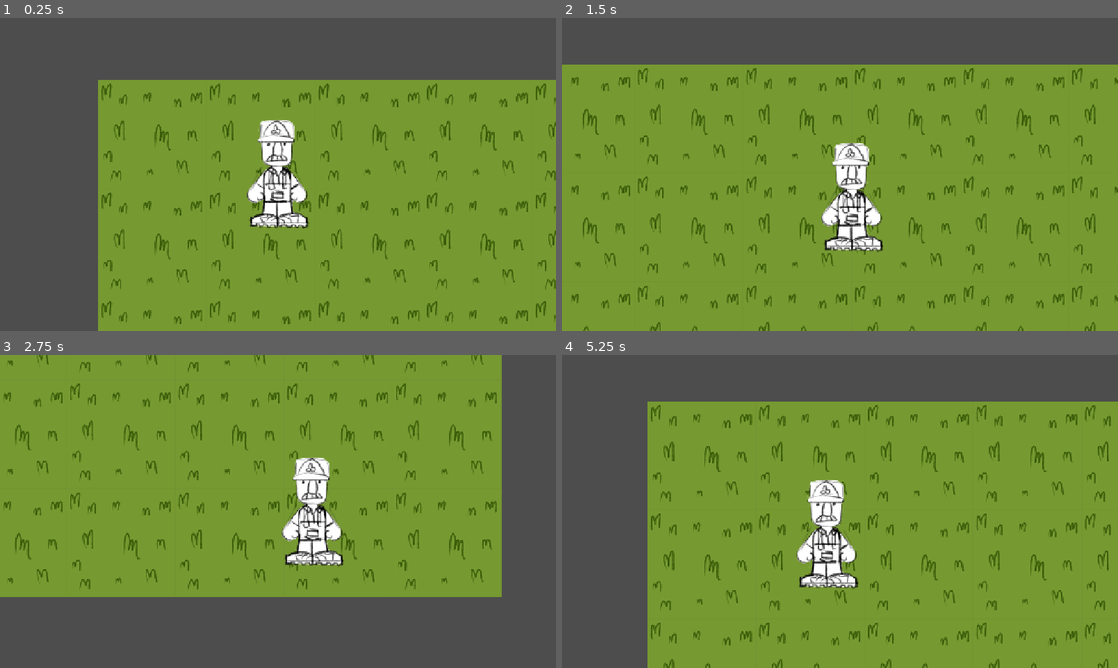
Above: before the commit, frames 1-4 (two rows, left to right).
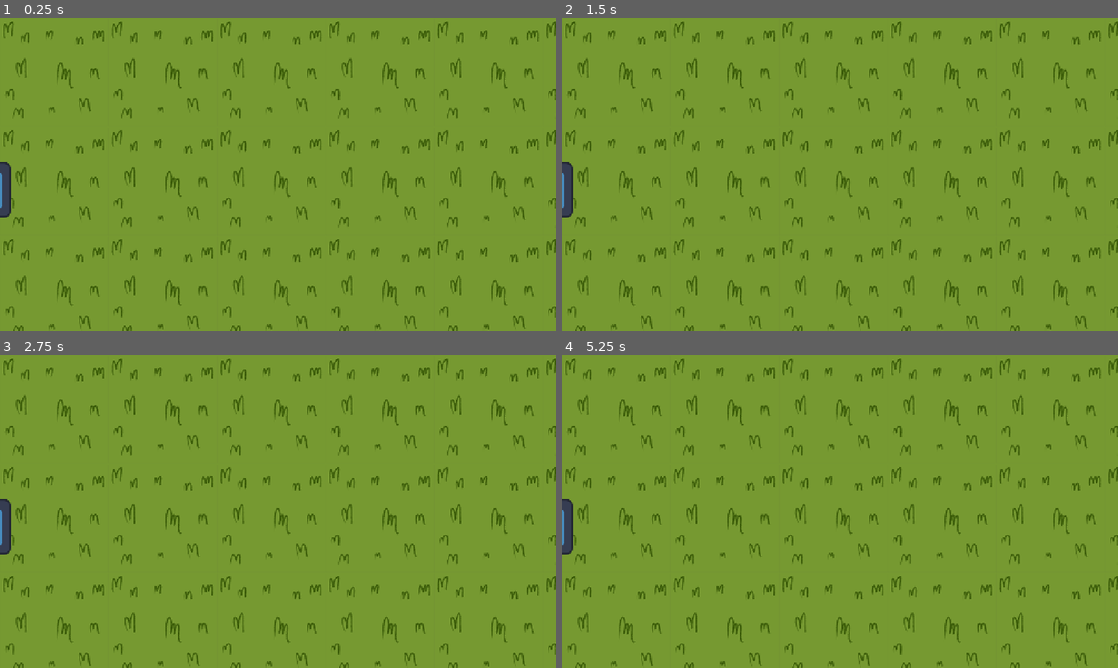
Above: after the commit, the same moments.

Repository: amtf1/last-farm
Game: Godot game, scene res://scenes/world.tscn
Two runs of this game, one before a commit and one after it. Both use one fixed random seed, a clock stepped at 60 frames per second and the inputs below. The project has no main scene, so this scene is started directly. The engine's default icon, where the game draws it, is replaced by a stand-in: a white triangle on a blue panel in a dark square.
Inputs:
- Up to frame 1 (0.25 s): no input
- Up to frame 2 (1.5 s): tap Enter at 0.5 s; hold D (move_right) 0.53-1.28 s; hold S (move_down) from 1.28 s (still down)
- Up to frame 3 (2.75 s): release S (move_down) at 2.03 s; hold D (move_right) from 2.03 s (still down)
- Up to frame 4 (5.25 s): release D (move_right) at 2.78 s; hold W (move_up) 2.78-3.53 s; hold A (move_left) 3.53-5.03 s; hold S (move_down) from 5.03 s (still down)

The runs differ from the first frame. In frame 1, 43% of the frame differs, in the area x 0-100%, y 0-100%; in frame 2, 27%; in frame 3, 40%; in frame 4, 38%.

Commit message:
feat: Celeiro com colisão, barra de vida e sprite placeholder

Diff:
--- /dev/null
+++ b/scenes/celeiro.tscn
@@ -0,0 +1,20 @@
+[gd_scene format=3 uid="uid://cuq5ln28jwrgw"]
+
+[ext_resource type="Texture2D" uid="uid://b067yhvg80vmv" path="res://icon.svg" id="1_imsx6"]
+
+[sub_resource type="RectangleShape2D" id="RectangleShape2D_6bl4t"]
+size = Vector2(126.94249, 48.51371)
+
+[node name="celeiro" type="StaticBody2D" unique_id=2136815250 groups=["celeiro"]]
+
+[node name="Sprite2D" type="Sprite2D" parent="." unique_id=1316081681]
+texture = ExtResource("1_imsx6")
+
+[node name="CollisionShape2D" type="CollisionShape2D" parent="." unique_id=1570328811]
+position = Vector2(0.02167511, 38.744995)
+shape = SubResource("RectangleShape2D_6bl4t")
+disabled = true
+
+[node name="HealthBar" type="ProgressBar" parent="." unique_id=852774683]
+offset_right = 4.0
+offset_bottom = 27.0
--- a/scenes/world.tscn
+++ b/scenes/world.tscn
@@ -1,7 +1,7 @@
 [gd_scene format=4 uid="uid://ogl4tn68iim7"]
 
 [ext_resource type="Texture2D" uid="uid://dorekvaacejpk" path="res://assets/environment/grama.png" id="1_rwgxs"]
-[ext_resource type="PackedScene" uid="uid://u65iw3u3wo0n" path="res://scenes/player.tscn" id="2_4wyf3"]
+[ext_resource type="PackedScene" uid="uid://cuq5ln28jwrgw" path="res://scenes/celeiro.tscn" id="2_rwgxs"]
 
 [sub_resource type="TileSetAtlasSource" id="TileSetAtlasSource_k0juu"]
 texture = ExtResource("1_rwgxs")
@@ -1398,12 +1398,16 @@
 [node name="SpawnPoints" type="Node2D" parent="." unique_id=941085668]
 
 [node name="SpawnUp" type="Marker2D" parent="SpawnPoints" unique_id=1810637959]
+position = Vector2(749.86646, 0)
 
 [node name="SpawnDown" type="Marker2D" parent="SpawnPoints" unique_id=1825893020]
+position = Vector2(742.0716, 748.3075)
 
 [node name="SpawnLeft" type="Marker2D" parent="SpawnPoints" unique_id=450838364]
+position = Vector2(0, 394.42044)
 
 [node name="SpawnRight" type="Marker2D" parent="SpawnPoints" unique_id=2001845422]
+position = Vector2(1502.8508, 380.38965)
 
-[node name="Player" parent="." unique_id=1791284013 instance=ExtResource("2_4wyf3")]
-position = Vector2(414.30402, 216.832)
+[node name="celeiro" parent="." unique_id=2136815250 instance=ExtResource("2_rwgxs")]
+position = Vector2(-38.447052, 395.43607)
